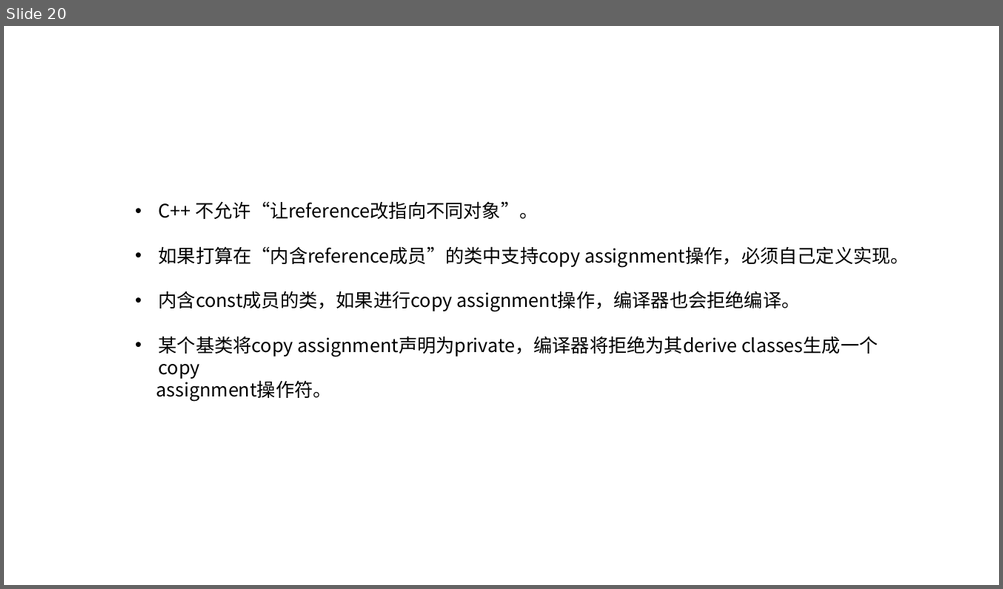
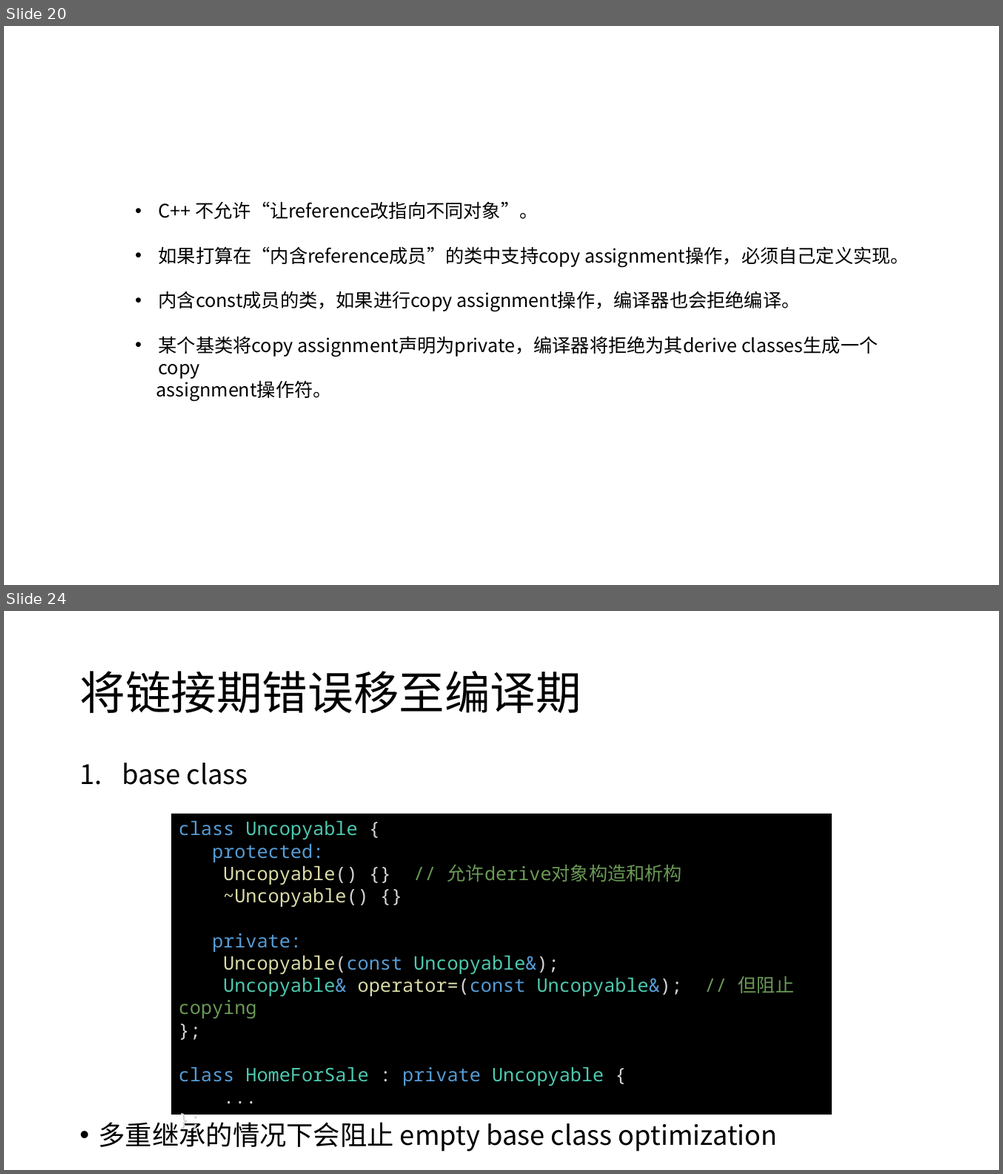
Before and after one commit to h-hkai/Effective-CPP, a slide deck: Effective C++.pptx. Shown one above the other, each under a label of ours: slide 20 before the commit, slides 20 and 24 after it; the slides between them are not shown. The pictures are 1003x589 and 1003x1174 pixels, drawn with LibreOffice and Linux fonts; fonts in the diff are those of the drawing. Boxes give left, top, right and bottom in pixels: in the first picture for what was removed or moved away, otherwise in the second. Text is boxed around its words. In the diff, an @@ line names an element or a change of style, - is before the commit and + after.

```diff
--- a/Effective C++.pptx
+++ b/Effective C++.pptx
@@ slide 24 added at [4,611,999,1170], background #FFFFFF @@
@@ title added at [79,671,581,713], 44 pt, text #000000 @@
+将链接期错误移至编译期
@@ text added at [99,763,777,1152], 25.9 pt, text #000000 @@
+1. base class
+• 多重继承的情况下会阻止 empty base class optimization
@@ rectangle added at [171,814,831,1116], fill #000000, 18 pt, text #4EC9B0 @@
+class Uncopyable {
+protected:
+Uncopyable() {} // 允许derive对象构造和析构
+~Uncopyable() {}
+private:
+Uncopyable(const Uncopyable&);
+Uncopyable& operator=(const Uncopyable&); // 但阻止copying
+};
+class HomeForSale : private Uncopyable {
+...
+};
```
Also in this commit, not shown: 11 other slides added, 3 other files.
